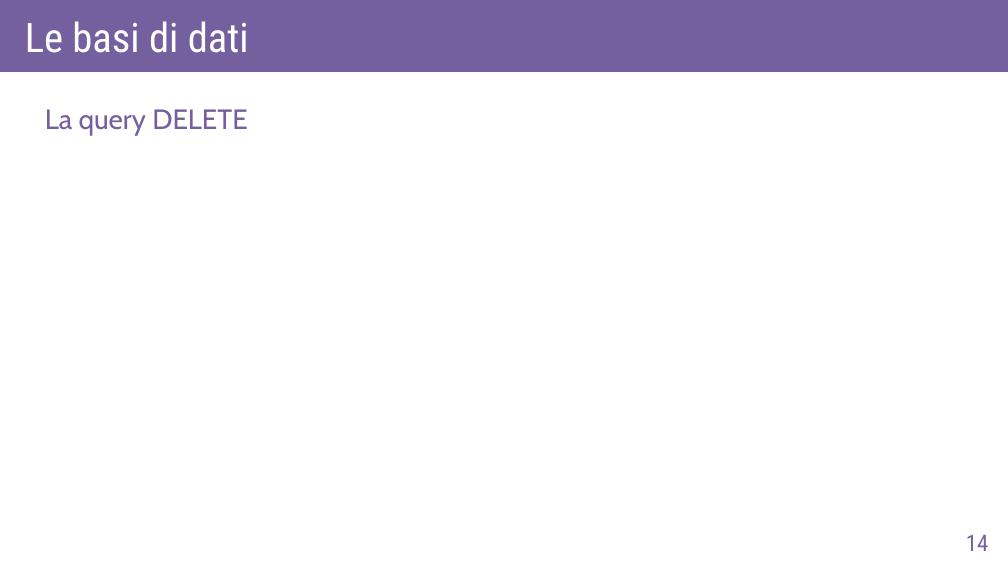
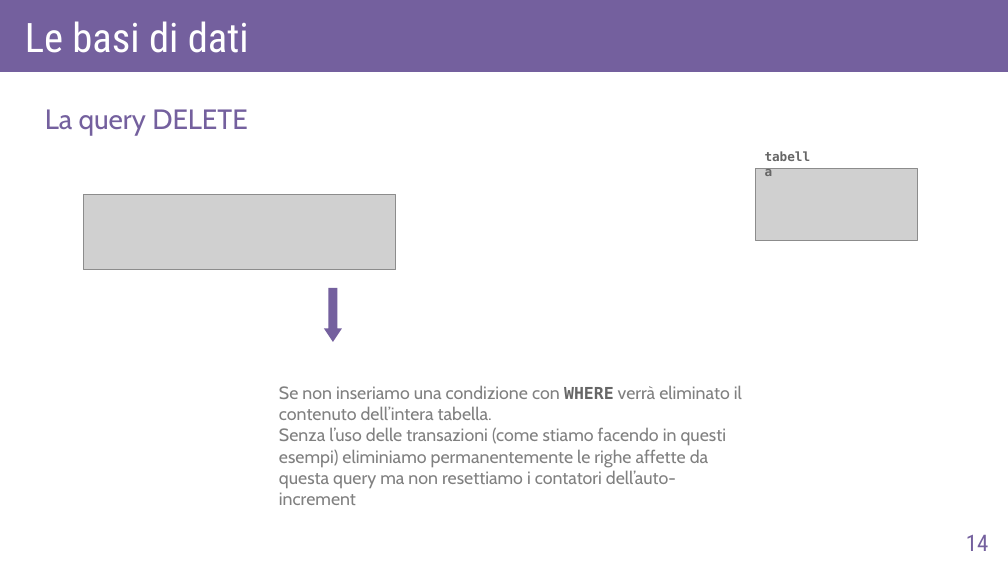
Before and after one commit to AlexF1789/corsoPHP, a slide deck: slide 14 of slide_odp/lez6.odp. Drawn at 1008x567 pixels with LibreOffice and Linux fonts; fonts in the diff are those of the drawing; grey boxes stand for pictures. Boxes give left, top, right and bottom in pixels: in the first picture for what was removed or moved away, otherwise in the second. Text is boxed around its words. In the diff, an @@ line names an element or a change of style, - is before the commit and + after.

```diff
--- a/slide_odp/lez6.odp
+++ b/slide_odp/lez6.odp
@@ text added at [756,145,827,183], 10 pt, text #666666, bold @@
+tabella
@@ picture added at [756,168,918,240] @@
@@ picture added at [83,195,396,271] @@
@@ down arrow added at [324,288,342,342], fill #74609E @@
@@ text added at [279,385,742,505], 14 pt, text #808080 @@
+Se non inseriamo una condizione con WHERE verrà eliminato il contenuto dell’intera tabella.
+Senza l’uso delle transazioni (come stiamo facendo in questi esempi) eliminiamo permanentemente le righe affette da questa query ma non resettiamo i contatori dell’auto-increment
```
Also in this commit, not shown: 9 other slides changed, 5 slides added, 5 other files.
